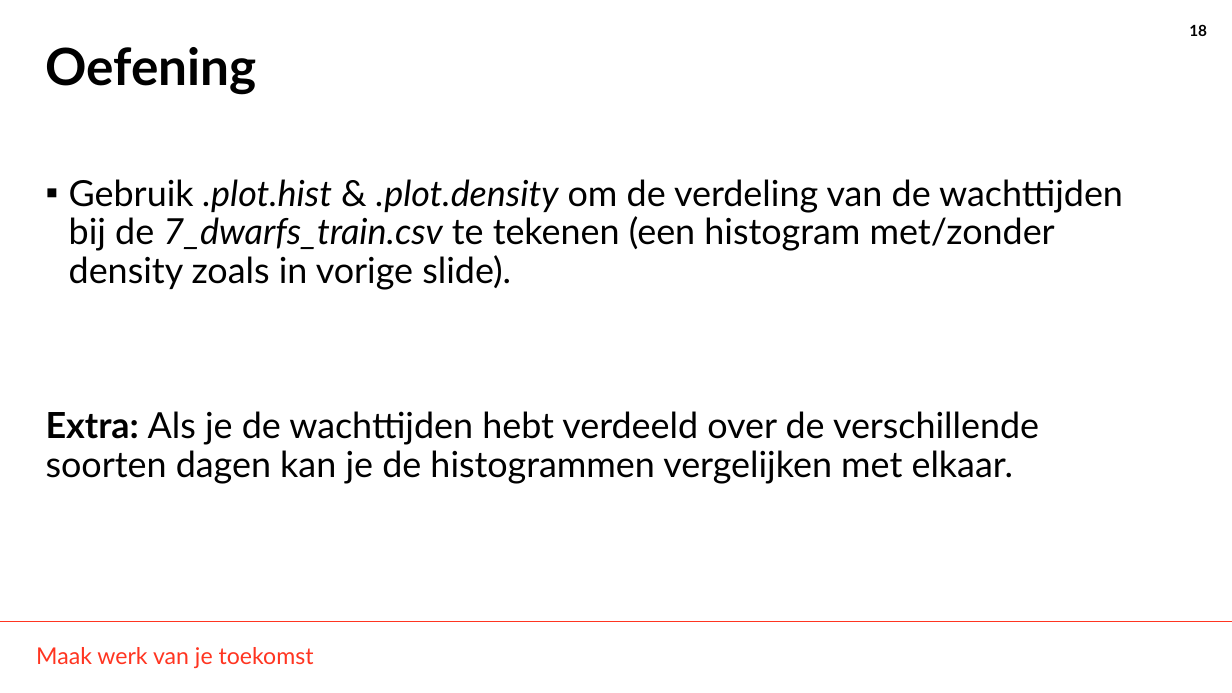
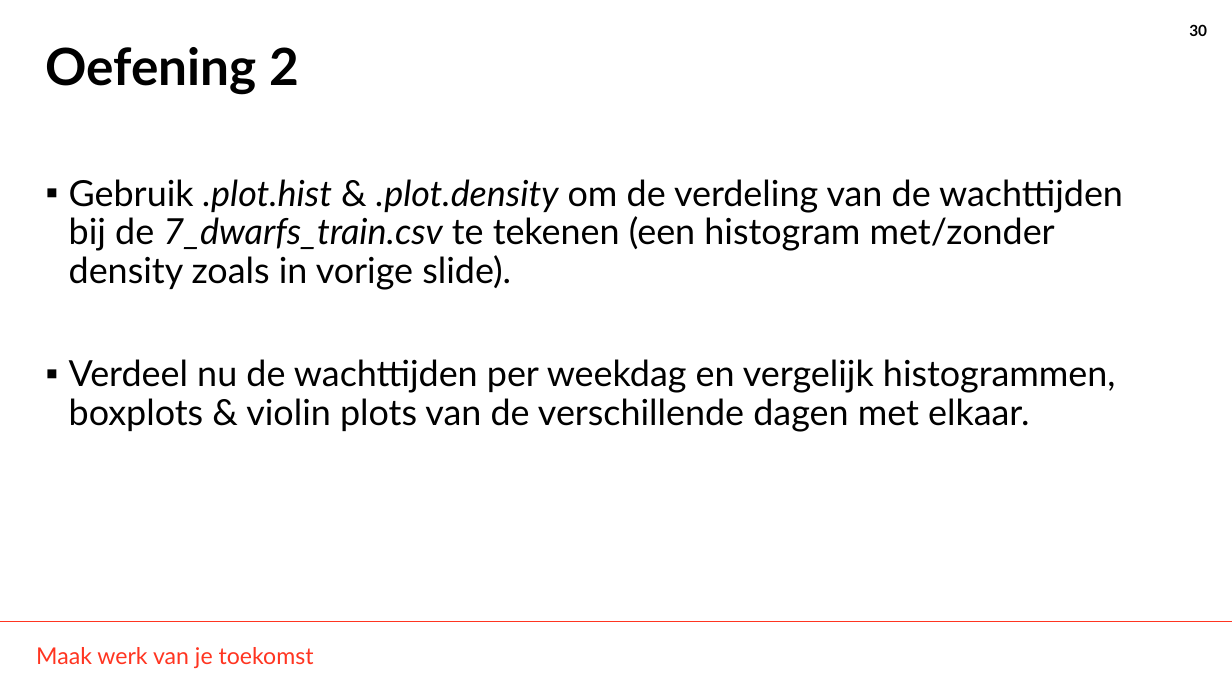
Before and after one commit to THellemans/data-science-syntra-ab, a slide deck: slide 30 of 06 statistiek/04 Numerieke data verdelingen verkennen/04 Numerieke data verdelingen verkennen.pptx (slide 18 before the commit). Drawn at 1232x693 pixels with LibreOffice and Linux fonts; fonts in the diff are those of the drawing; background and template pictures are left out. Boxes give left, top, right and bottom in pixels: in the first picture for what was removed or moved away, otherwise in the second. Text is boxed around its words. In the diff, an @@ line names an element or a change of style, - is before the commit and + after.

```diff
--- a/06 statistiek/04 Numerieke data verdelingen verkennen/04 Numerieke data verdelingen verkennen.pptx
+++ b/06 statistiek/04 Numerieke data verdelingen verkennen/04 Numerieke data verdelingen verkennen.pptx
@@ page number at bbox=[1189, 24, 1207, 36]: text changed @@
-18
+30
@@ title at bbox=[46, 47, 299, 95]: text changed @@
-Oefening
+Oefening 2
@@ text at bbox=[69, 359, 1116, 432]: text changed @@
-Extra: Als je de wachttijden hebt verdeeld over de verschillende soorten dagen kan je de histogrammen vergelijken met elkaar.
+▪ Verdeel nu de wachttijden per weekdag en vergelijk histogrammen, boxplots & violin plots van de verschillende dagen met elkaar.
```
Also in this commit, not shown: 12 other slides changed, 12 slides added, 3 slides removed, 29 other files.
